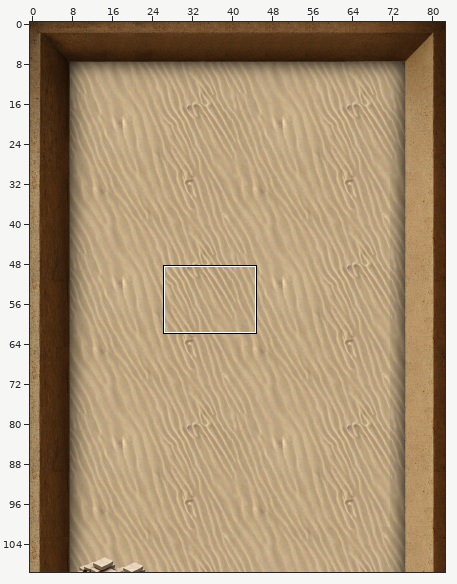
Level history. Tiled map (JSON): public/tiled/rooms/room-4.json. The picture above shows the old version from afar; the outline marks the close-up.
Close-up. Earlier state:
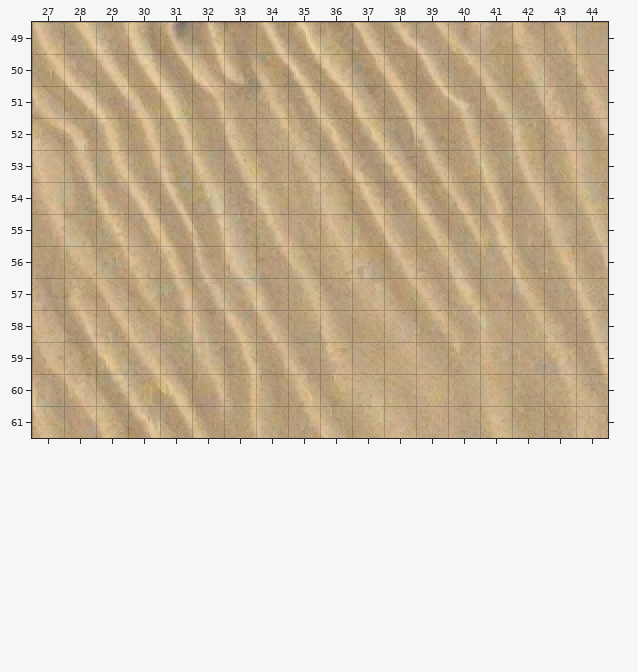
Cells are 16x16 px. Shown: x 27..44, y 49..61. The commit also changed other parts of the map, which this record leaves out.
After:
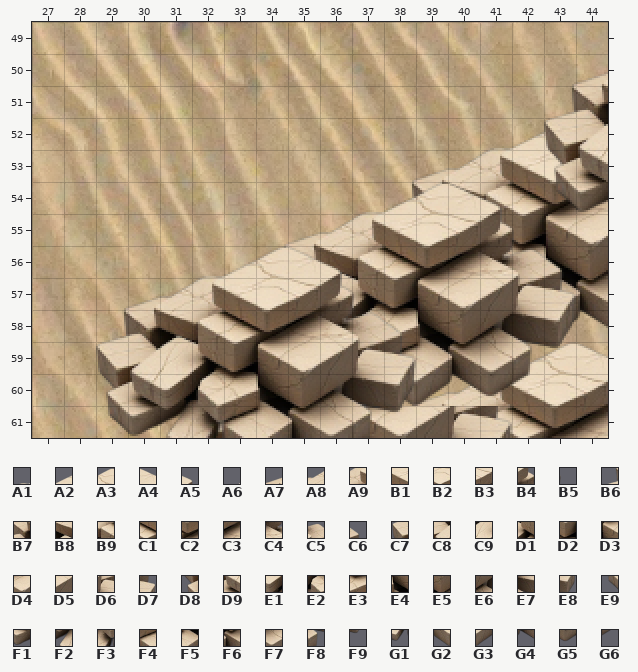
Key: from "obsticles": A1 1237, A2 1238, A3 1239, A4 1240, A5 1241, A6 1272, A7 1273, A8 1274, A9 1275, B1 1276, B2 1277, B3 1278, B4 1279, B5 1280, B6 1310, B7 1311, B8 1312, B9 1313, C1 1314, C2 1315, C3 1316, C4 1317, C5 1318, C6 1319, C7 1348, C8 1349, C9 1350, D1 1351, D2 1352, D3 1353, D4 1354, D5 1355, D6 1356, D7 1357, D8 1386, D9 1387, E1 1388, E2 1389, E3 1390, E4 1391, E5 1392, E6 1393, E7 1394, E8 1395, E9 1424, F1 1425, F2 1426, F3 1427, F4 1428, F5 1429, F6 1430, F7 1431, F8 1432, F9 1433, G1 1465, G2 1466, G3 1467, G4 1468, G5 1469, G6 1470.
__ is an empty cell.
Changes in this commit:
Changed rows in their new state; .. is an unchanged cell.
Layer "obsticles-background":
first column x 38:
52 .. .. .. A1 A2 A3 ..
53 .. A7 A8 A9 B1 B2 ..
54 B6 B7 B8 B9 C1 C2 C3
55 .. .. .. D1 D2 D3 D4
56 .. .. .. E2 E3 E4 E5
57 .. .. .. .. .. F5 F6
58 .. .. .. .. G2 G3 G4
59 .. .. .. .. A2 A3 A4
60 A6 A7 A8 A9 B1 B2 B3
61 .. .. .. B9 C1 C2 C3
Layer "obsticles-midground":
first column x 32:
54 .. .. .. .. .. A1 A2 A3 A4 A5 .. ..
55 .. .. .. A7 A8 A9 B1 B2 B3 B4 B5 ..
56 .. .. B6 B7 B8 B9 C1 C2 C3 C4 C5 C6
57 .. .. .. .. C9 D1 D2 D3 D4 D5 D6 D7
58 .. .. .. .. E1 E2 E3 E4 E5 E6 E7 E8
59 .. .. .. .. .. .. F4 F5 F6 F7 F8 F9
60 .. .. .. .. .. G1 G2 G3 G4 G5 G6 ..
61 C7 C8 .. D1 .. D3 D4 D5 D6 D7 .. ..
Layer "obsticles-foreground":
first column x 29:
50 .. .. .. .. .. .. .. .. .. .. .. .. .. .. .. A7
51 .. .. .. .. .. .. .. .. .. .. .. .. .. .. B6 B7
52 .. .. .. .. .. .. .. .. .. .. .. .. .. .. C7 C8
53 .. .. .. .. .. .. .. .. .. .. .. .. .. .. D8 D9
54 .. .. .. .. .. .. .. .. .. .. .. .. .. .. E9 F1
56 .. .. .. .. A2 A3 A4 A5 .. .. .. .. .. .. .. ..
57 .. A7 A8 A9 B1 B2 B3 B4 B5 .. .. .. .. .. .. ..
58 B6 B7 B8 B9 C1 C2 C3 C4 C5 C6 .. .. .. .. .. ..
59 C7 C8 C9 D1 D2 D3 D4 D5 D6 D7 .. .. .. .. .. ..
60 D8 D9 E1 E2 E3 E4 E5 E6 E7 E8 .. .. .. .. .. ..
61 E9 F1 F2 F3 F4 F5 F6 F7 F8 F9 .. .. .. .. .. ..
Pixel boxes of the changes (left, top, right, bottom) in both close-ups:
added: (96, 72, 608, 438)
